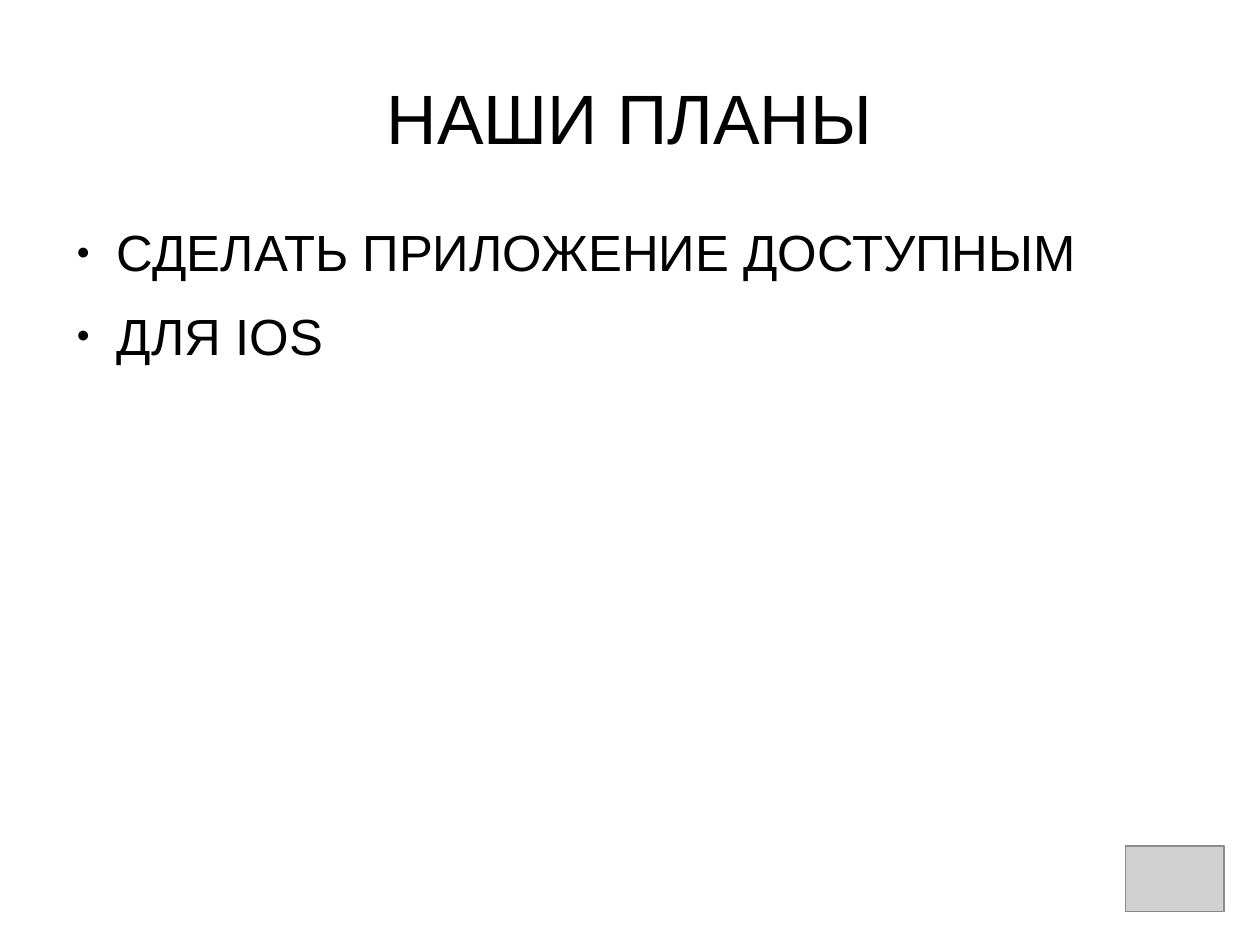
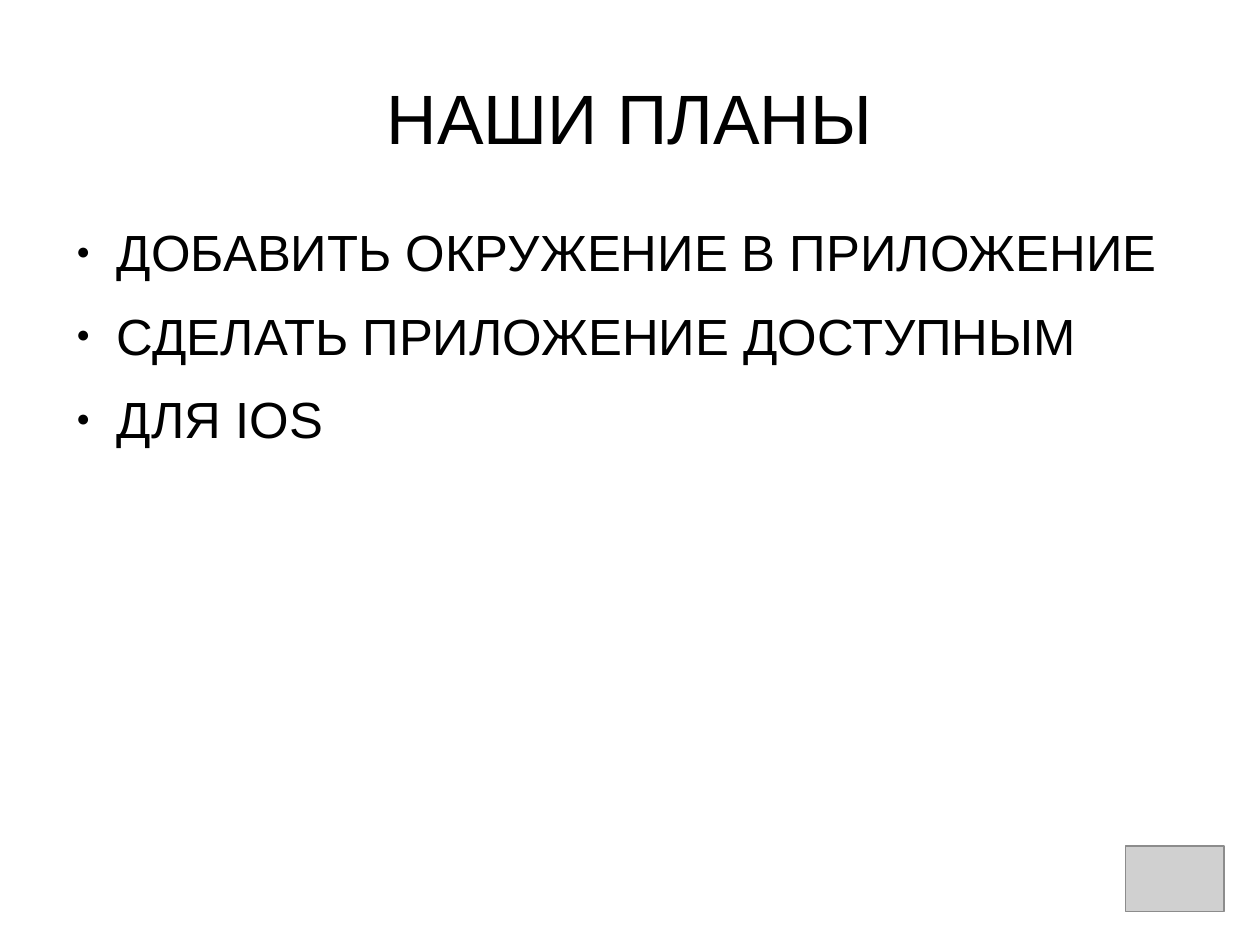
Before and after one commit to funtechhackday/magic-box, a slide deck: slide 9 of magicbox.pptx. Drawn at 1260x945 pixels with LibreOffice and Linux fonts; fonts in the diff are those of the drawing; grey boxes stand for pictures. Boxes give left, top, right and bottom in pixels: in the first picture for what was removed or moved away, otherwise in the second. Text is boxed around its words. In the diff, an @@ line names an element or a change of style, - is before the commit and + after.

```diff
--- a/magicbox.pptx
+++ b/magicbox.pptx
@@ text at box(117, 235, 1156, 281): paragraph added @@
+● ДОБАВИТЬ ОКРУЖЕНИЕ В ПРИЛОЖЕНИЕ
```
Also in this commit, not shown: 1 other slide changed, 1 other file.
